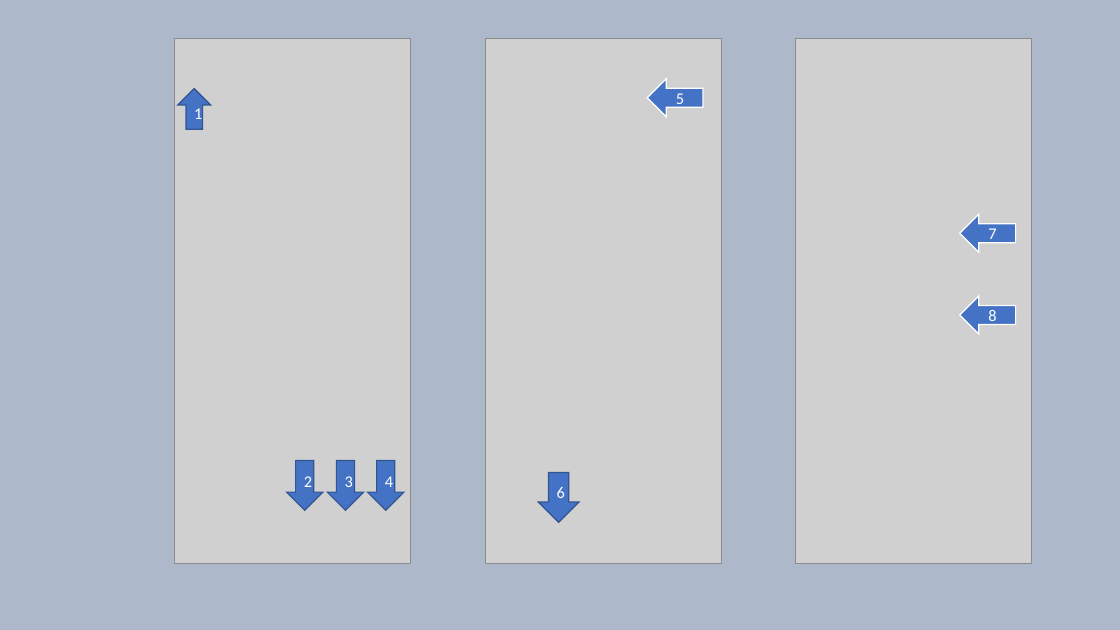
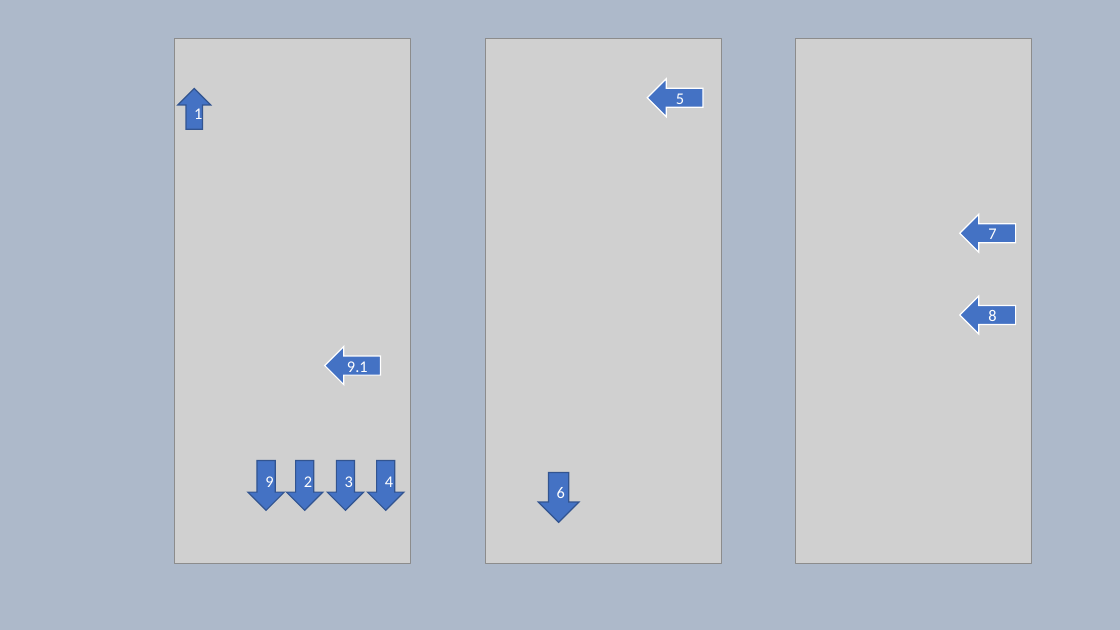
Before and after one commit to trungnguyenthien/ketxe, a slide deck: slide 1 of design-resource.pptx. Drawn at 1120x630 pixels with LibreOffice and Linux fonts; fonts in the diff are those of the drawing; grey boxes stand for pictures. Boxes give left, top, right and bottom in pixels: in the first picture for what was removed or moved away, otherwise in the second. Text is boxed around its words. In the diff, an @@ line names an element or a change of style, - is before the commit and + after.

```diff
--- a/design-resource.pptx
+++ b/design-resource.pptx
@@ left arrow added at (325,347,381,385), fill #4472C4, outline #FFFFFF 1 pt, 14 pt, text #FFFFFF @@
+9.1
@@ down arrow added at (248,460,284,510), fill #4472C4, outline #325491 1 pt, 14 pt, text #FFFFFF @@
+9
```
